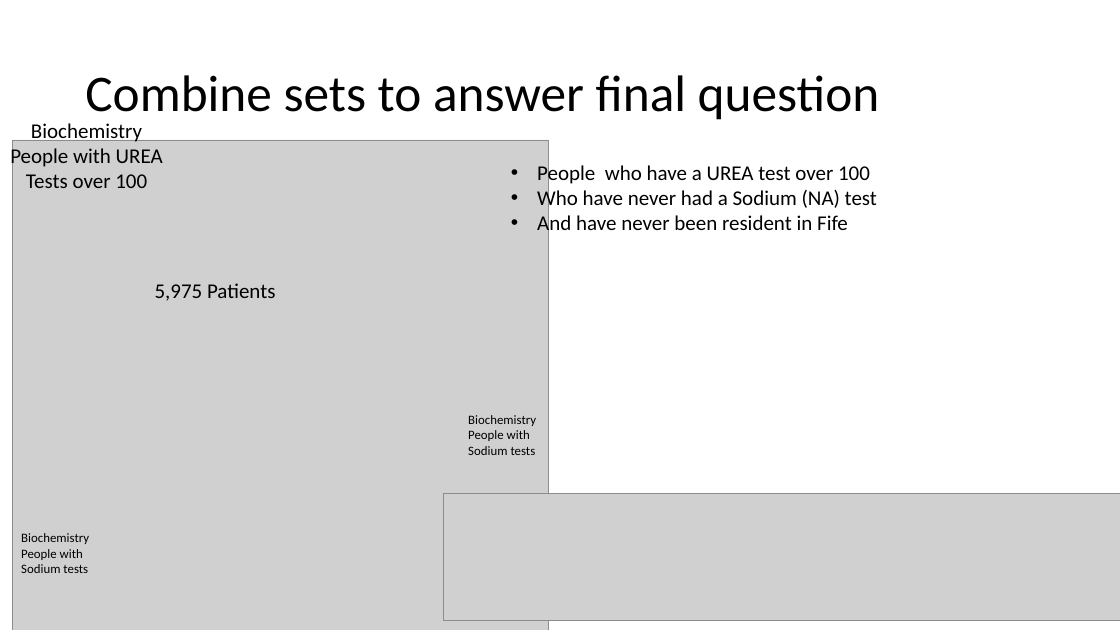
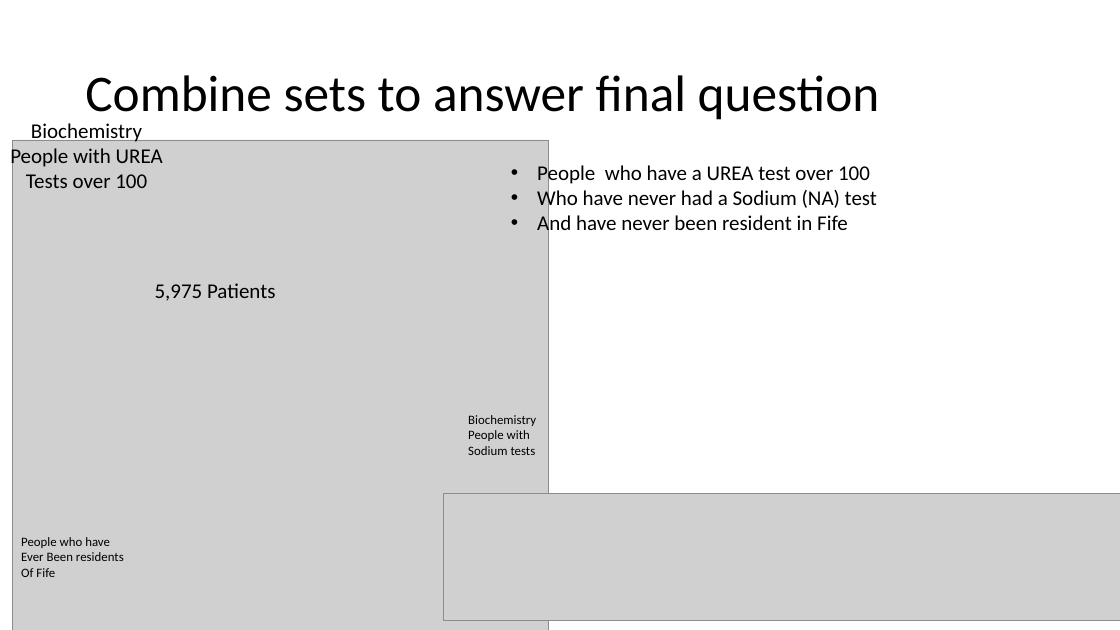
Before and after one commit to HicServices/RDMP, a slide deck: slide 12 of Documentation/CohortGeneration.pptx. Drawn at 1120x630 pixels with LibreOffice and Linux fonts; fonts in the diff are those of the drawing; grey boxes stand for pictures. Boxes give left, top, right and bottom in pixels: in the first picture for what was removed or moved away, otherwise in the second. Text is boxed around its words. In the diff, an @@ line names an element or a change of style, - is before the commit and + after.

```diff
--- a/Documentation/CohortGeneration.pptx
+++ b/Documentation/CohortGeneration.pptx
@@ text at <box>21,537,124,577</box>: text changed @@
-Biochemistry
-People with
-Sodium tests
+People who have
+Ever Been residents
+Of Fife
```
Also in this commit, not shown: 20 other files.
